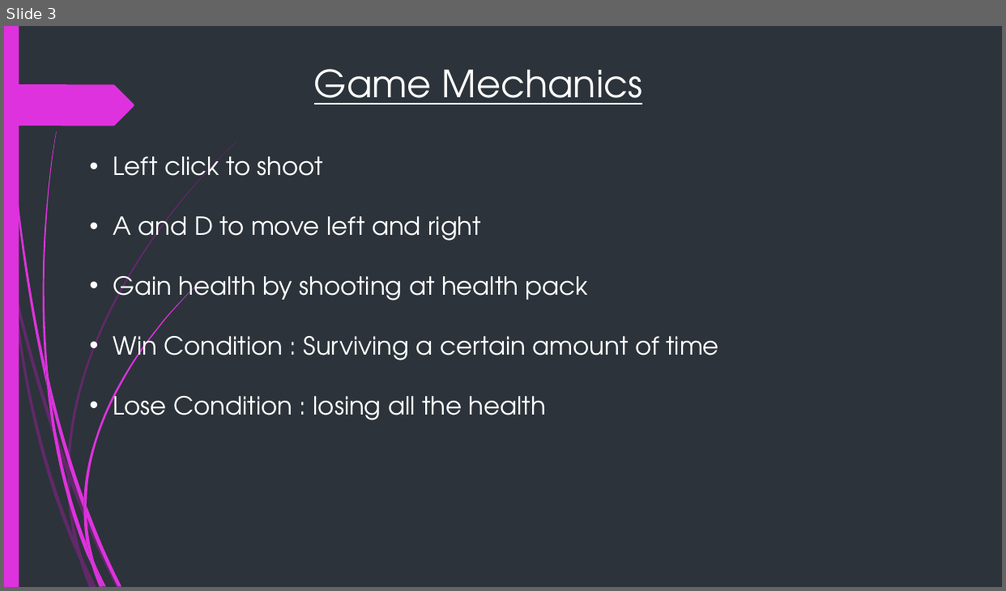
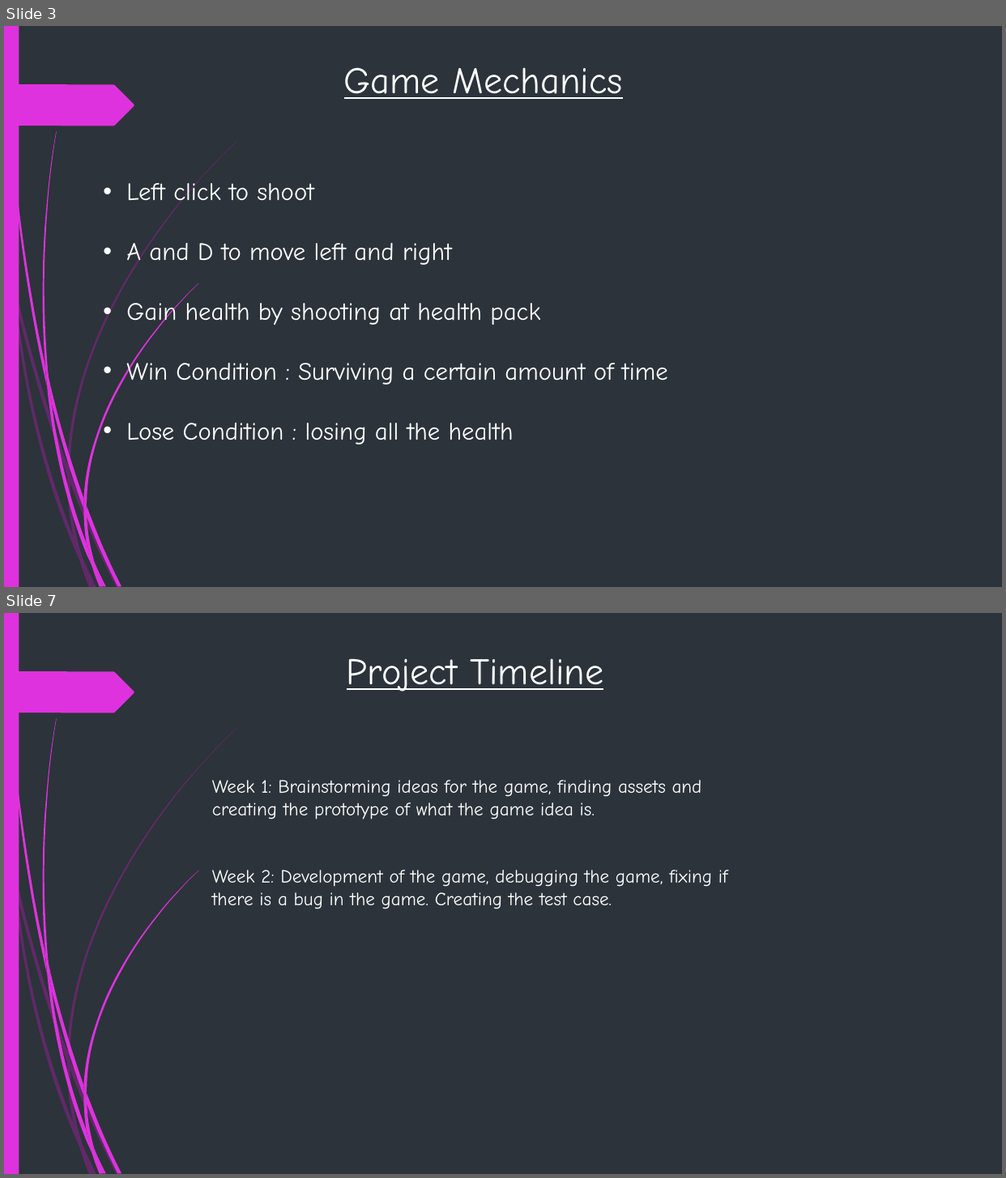
Before and after one commit to 17-WynnOng/Group10_DA, a slide deck: jamal shooting simulator.pptx. Shown one above the other, each under a label of ours: slide 3 before the commit, slides 3 and 7 after it; the slides between them are not shown. The pictures are 1006x591 and 1006x1178 pixels, drawn with LibreOffice and Linux fonts; fonts in the diff are those of the drawing. Boxes give left, top, right and bottom in pixels: in the first picture for what was removed or moved away, otherwise in the second. Text is boxed around its words. In the diff, an @@ line names an element or a change of style, - is before the commit and + after.

```diff
--- a/jamal shooting simulator.pptx
+++ b/jamal shooting simulator.pptx
@@ slide 7 added at box(4, 613, 1002, 1174), background #2C333A; not listed: 24 template elements that a slide beside it also shows @@
@@ text added at box(347, 658, 603, 692), 36 pt, text #FFFFFF, underline @@
+Project Timeline
@@ text added at box(212, 780, 728, 909), 18 pt, text #FFFFFF @@
+Week 1: Brainstorming ideas for the game, finding assets and creating the prototype of what the game idea is.
+Week 2: Development of the game, debugging the game, fixing if there is a bug in the game. Creating the test case.
@@ slide 3 changed as well @@
@@ text "Game Mechanics" at box(344, 67, 622, 99): font TeX Gyre Adventor to Comic Neue @@
@@ text "Left click to shoot" at box(126, 179, 668, 445): font TeX Gyre Adventor to Comic Neue @@
@@ text "Left click to shoot": place and size @@
-text "Left click to shoot" at box(113, 149, 719, 420)
+text "Left click to shoot" at box(126, 179, 668, 445)
```
Also in this commit, not shown: 3 other slides changed, 5 other slides added, 2 slides removed, 1 other file.
